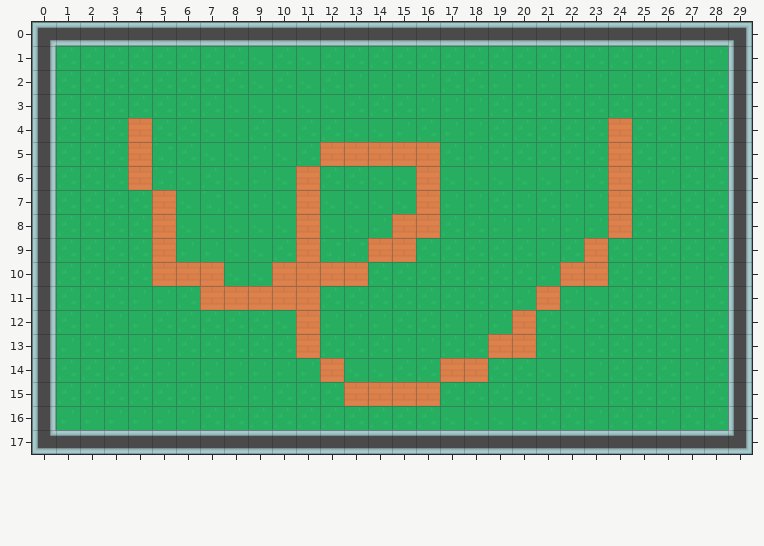
Tiled map, stored at ShowMap/PlaygroundMap.tmx. This is how it looked before the edit.
Cells are 64x64 px. Shown: x 0..29, y 0..17.
After:
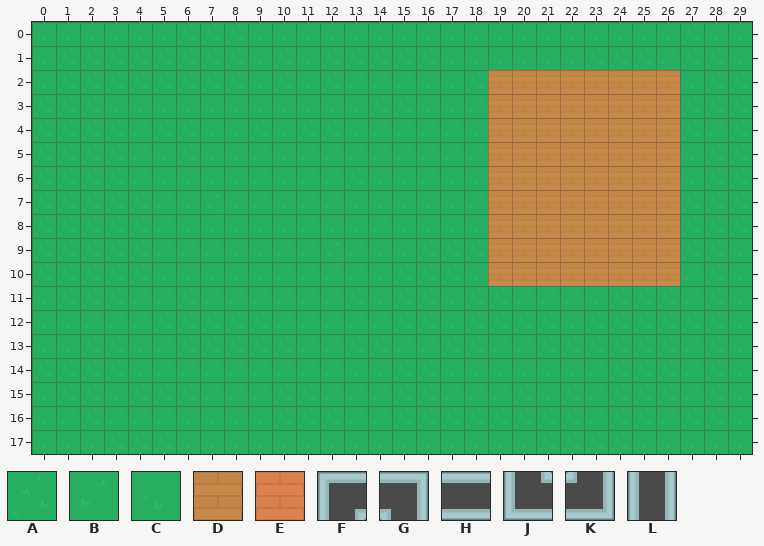
Key: from "KenneyLandscape": A 0, B 2, C 3, D 41, E 68, F 279, G 280, H 281, J 306, K 307, L 308.
_ is an empty cell, . an unchanged one.
Difference:
--- layer "Ghostlayer"
@@ x 0..29 @@
- 0 FHHHHHHHHHHHHHHHHHHHHHHHHHHHHG
- 1 L............................L
- 2 L..................BBBBBBBA..L
- 3 L..................AAAAAAAA..L
- 4 L...E..............AAAAAEAA..L
- 5 L...E.......EEEEE..AAAAAEAA..L
- 6 L...E......E....E..CCCBAEBB..L
- 7 L....E.....E....E..ABABBEAA..L
- 8 L....E.....E...EE..BBBBBEAA..L
- 9 L....E.....E..EE...AABAEAAA..L
-10 L....EEE..EEEE.....AABEEAAA..L
-11 L......EEEEE.........E.......L
-12 L..........E........E........L
-13 L..........E.......EE........L
-14 L...........E....EE..........L
-15 L............EEEE............L
-16 L............................L
-17 JHHHHHHHHHHHHHHHHHHHHHHHHHHHHK
+ 0 CCCCCCAAACCCCCCCCCCCCCCCCCCACC
+ 1 C............................C
+ 2 C..................DDDDDDDD..A
+ 3 A..................DDDDDDDD..A
+ 4 A...B..............DDDDDDDD..A
+ 5 A...B.......BBBBB..DDDDDDDD..A
+ 6 A...B......B....B..DDDDDDDD..A
+ 7 A....B.....B....C..DDDDDDDD..A
+ 8 A....B.....B...CC..DDDDDDDD..A
+ 9 A....B.....B..CC...DDDDDDDD..C
+10 A....CCC..BBBB.....DDDDDDDD..C
+11 C......BBBBB.........B.......C
+12 C..........B........A........C
+13 C..........B.......BB........C
+14 A...........B....CC..........C
+15 C............BBAA............C
+16 C............................C
+17 CCCAAACCCCCCCCCCCCCCCAAAACCCCC
